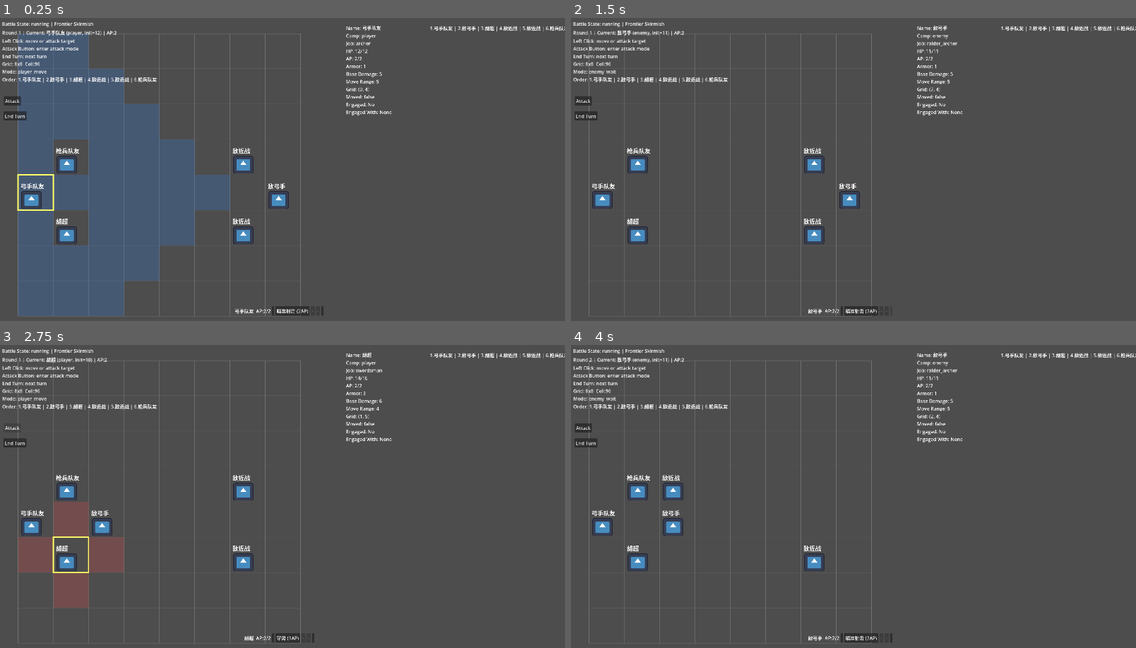
Above: before the commit, frames 1-4 (two rows, left to right).
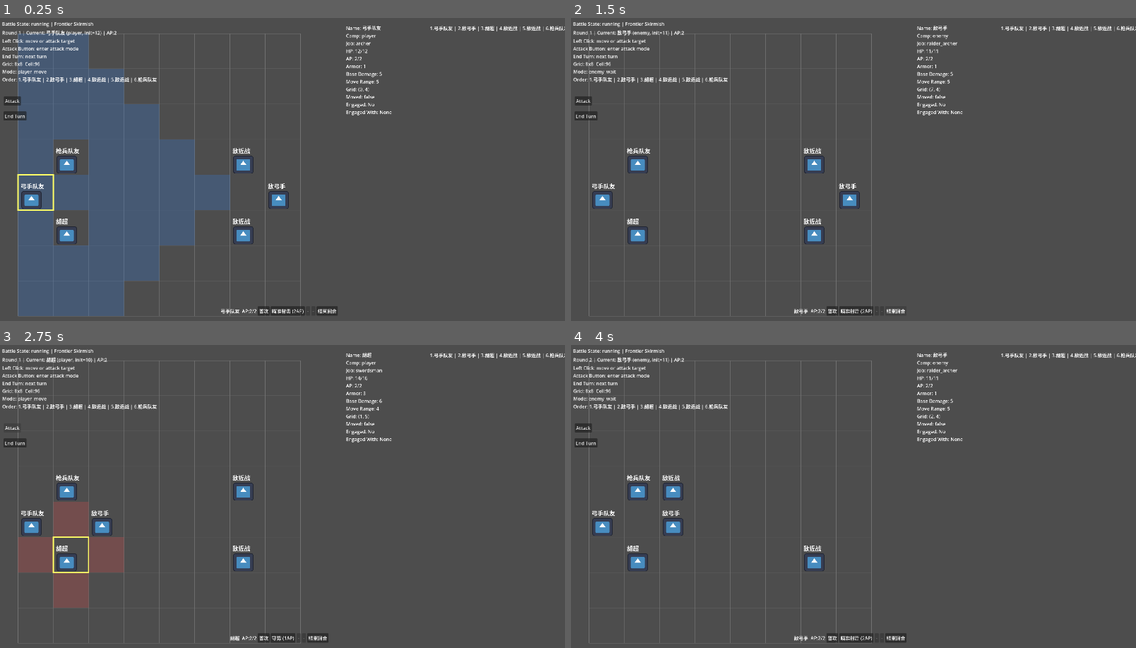
Above: after the commit, the same moments.

Repository: JoeZHN/DEMOTEST
Game: Godot game, scene res://scenes/battle/battle_scene.tscn
The game is run twice, just before and just after one commit, with the same random seed, the same clock (stepped at 60 frames per second) and the same inputs. This scene is started directly instead of the project's main scene. The engine's default icon, where the game draws it, is replaced by a stand-in: a white triangle on a blue panel in a dark square.
Inputs (mouse positions are in pixels of both pictures, inside the frame that each line leads up to; where the layout moved, square brackets give the same spot in the first picture):
- Up to frame 1 (0.25 s): no input
- Up to frame 2 (1.5 s): click (836, 311) [842, 311] at 0.5 s; click (898, 311) [893, 311] at 1.25 s
- Up to frame 3 (2.75 s): click "Attack" at 2 s
- Up to frame 4 (4 s): click "End Turn" at 2.75 s; tap Enter (ui_accept) at 3.5, 3.77 s; move the mouse to (977, 484) at 3.52 s; hold Right (ui_right) from 3.53 s (still down); hold E (interact) from 3.53 s (still down); click (977, 484) at 3.67 s

The runs differ from the first frame. In frame 1, 0.3% of the frame differs, in the area x 39-60%, y 95-99%; in frame 2, 0.2%; in frame 3, 0.3%; in frame 4, 0.3%.

Commit message:
修改普攻显示

Diff:
--- a/scripts/battle/battle_controller.gd
+++ b/scripts/battle/battle_controller.gd
@@ -160,7 +160,20 @@
 			if input_mode == "player_attack":
 				if clicked_unit.camp != current_unit.camp:
 					_try_attack_current_unit_to(clicked_cell)
+				return
+
+			if input_mode == "player_skill":
+				_try_use_selected_skill(clicked_cell)
+				return
+
 			return
+
+		if input_mode == "player_move":
+			_try_move_current_unit_to(clicked_cell)
+		elif input_mode == "player_attack":
+			_try_attack_current_unit_to(clicked_cell)
+		elif input_mode == "player_skill":
+			_try_use_selected_skill(clicked_cell)
 
 		if input_mode == "player_move":
 			_try_move_current_unit_to(clicked_cell)
--- a/scripts/battle/ui/skill_bar.gd
+++ b/scripts/battle/ui/skill_bar.gd
@@ -11,15 +11,28 @@
 func refresh_for_unit(unit: BattleUnit) -> void:
 	if unit == null:
 		current_unit_label.text = "No Unit"
+
+		attack_button_large.text = "普攻"
+		attack_button_large.disabled = true
+
 		skill_button_1.text = "-"
 		skill_button_2.text = "-"
 		skill_button_3.text = "-"
 		skill_button_1.disabled = true
 		skill_button_2.disabled = true
 		skill_button_3.disabled = true
+
+		end_turn_button_large.text = "结束回合"
+		end_turn_button_large.disabled = true
 		return
 
 	current_unit_label.text = "%s  AP:%d/%d" % [unit.display_name, unit.stats.current_ap, unit.stats.max_ap]
+
+	attack_button_large.text = "普攻"
+	attack_button_large.disabled = unit.stats.current_ap < 1
+
+	end_turn_button_large.text = "结束回合"
+	end_turn_button_large.disabled = false
 
 	var skill_list: Array[SkillBase] = unit.skills.get_all_skills()
 
